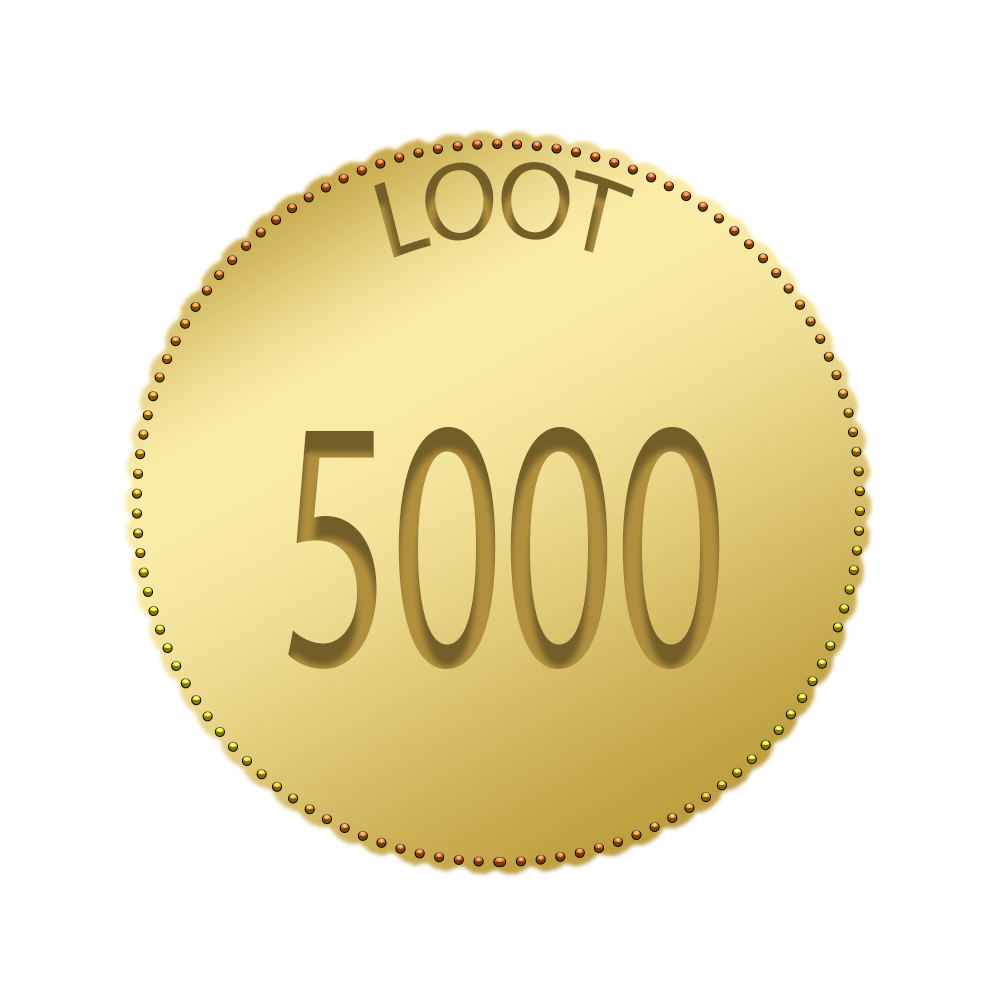
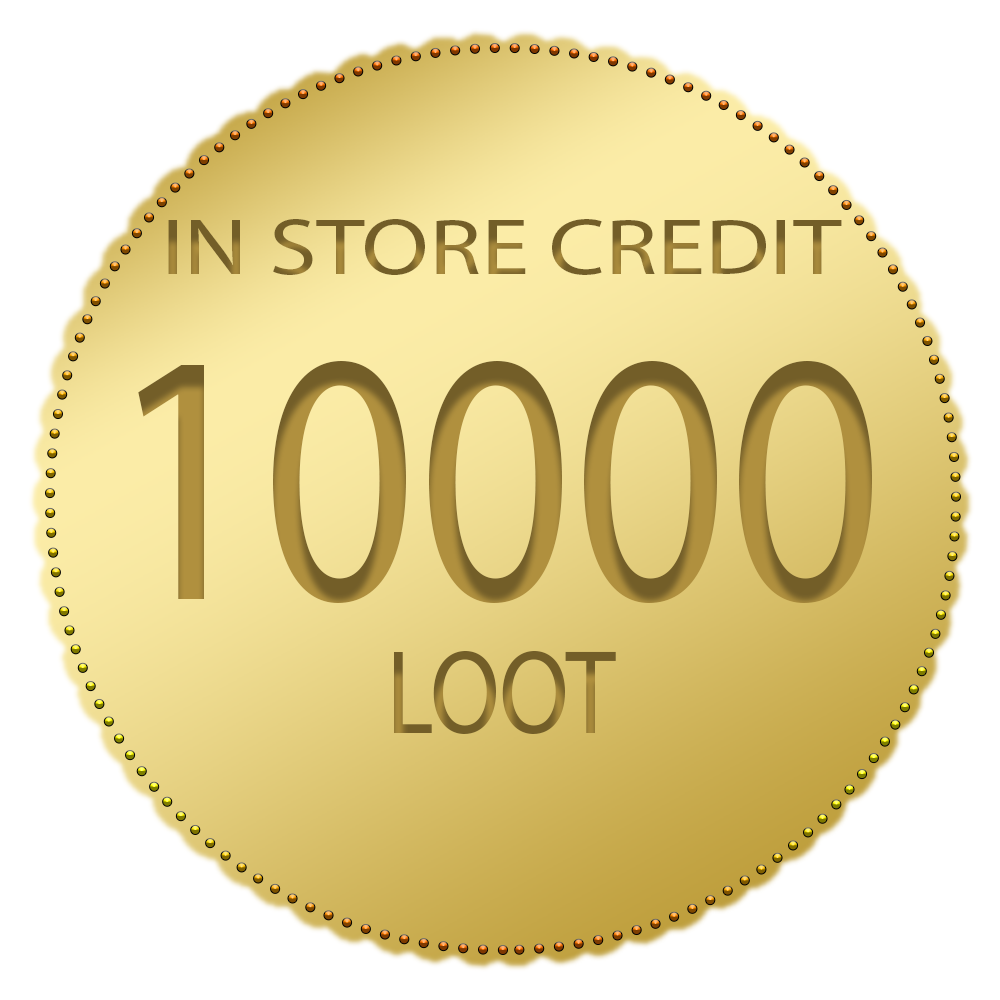
Comparing the layer stacks of the two (1000, 1000) images. Changes:
added layer "IN STORE CREDIT" above "LOOT" over left=168, top=219, right=842, bottom=275
moved "LOOT" above "10000", painted on it over left=374, top=162, right=634, bottom=734
added layer "10000" above "Ellipse 1" over left=138, top=361, right=872, bottom=603
renamed "5000" to "Ellipse 1", moved it above "Layer 2", painted on it over left=45, top=43, right=961, bottom=955
renamed "Ellipse 1" to "Layer 2", painted on it over left=28, top=28, right=974, bottom=971
hid "Layer 1 copy", blend addition → lighten over left=120, top=127, right=875, bottom=879
hid "Layer 1" over left=122, top=127, right=876, bottom=879
